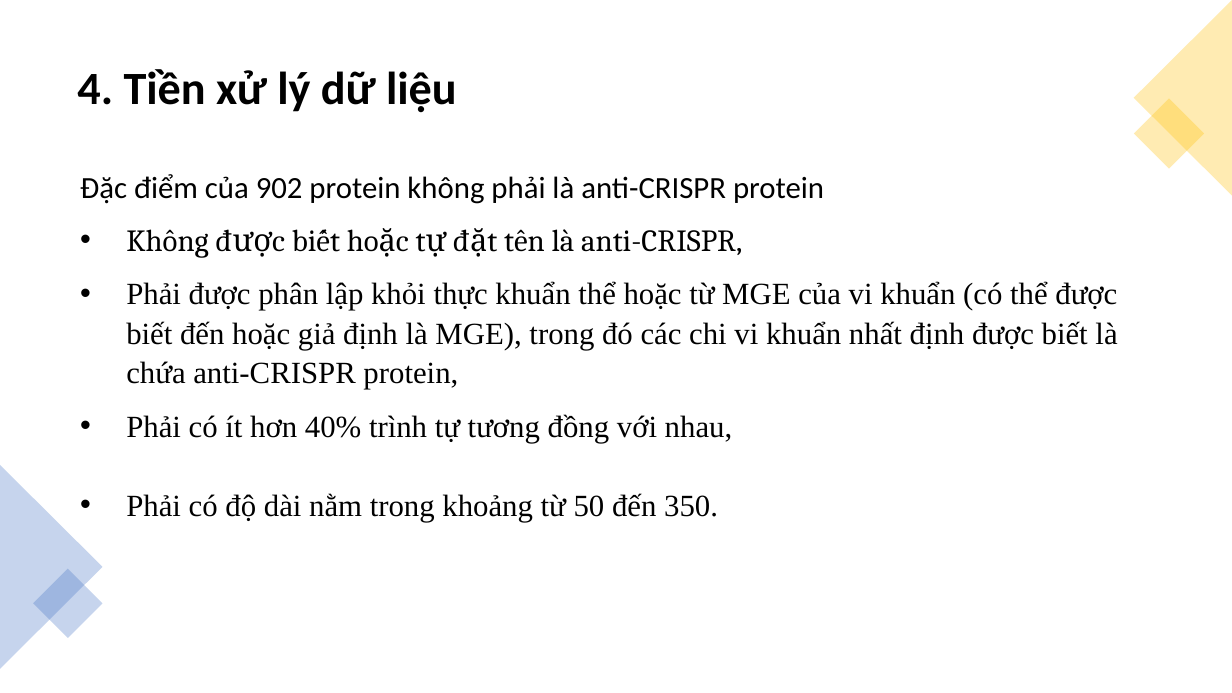
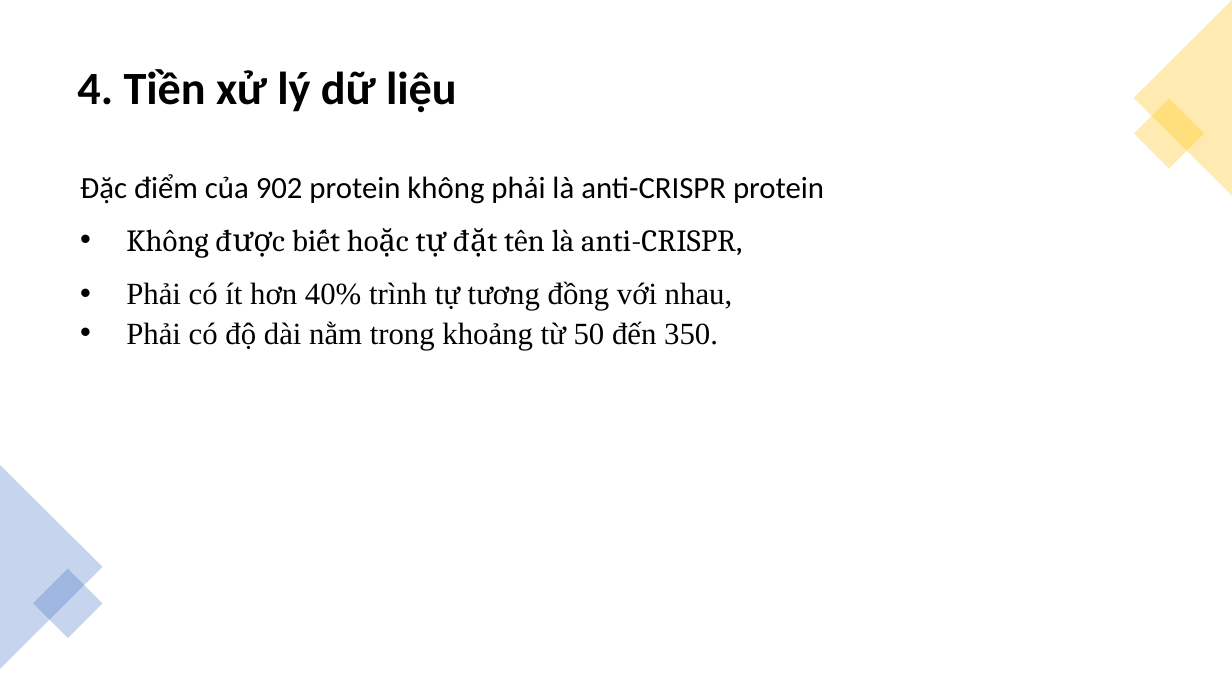
Before and after one commit to dungnguyenhuu/Bioinformatics, a slide deck: slide 6 of Documents/TSH_Slide.pptx. Drawn at 1232x693 pixels with LibreOffice and Linux fonts; fonts in the diff are those of the drawing. Boxes give left, top, right and bottom in pixels: in the first picture for what was removed or moved away, otherwise in the second. Text is boxed around its words. In the diff, an @@ line names an element or a change of style, - is before the commit and + after.

Commit message:
slide

```diff
--- a/Documents/TSH_Slide.pptx
+++ b/Documents/TSH_Slide.pptx
@@ text at (126,281,1117,389): paragraph removed @@
-• Phải được phân lập khỏi thực khuẩn thể hoặc từ MGE của vi khuẩn (có thể được biết đến hoặc giả định là MGE), trong đó các chi vi khuẩn nhất định được biết là chứa anti-CRISPR protein,
```
Also in this commit, not shown: 1 other slide changed, 3 slides added.
